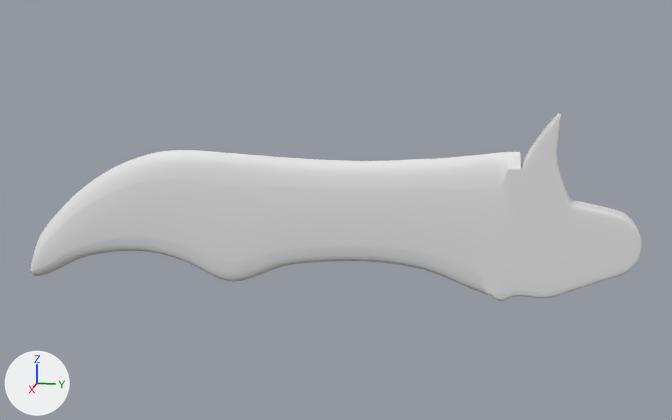
What one commit did to the Blender file Random shit/Knife.blend.
Camera for both pictures: a 50 mm lens placed at (2.803, 0.651, 0.973), pointed at (-0.009, 0.089, 0.27). Every picture has the same lights, and +X, +Y and +Z are marked at lower left. The same objects are shown in both versions, whatever each file hides.
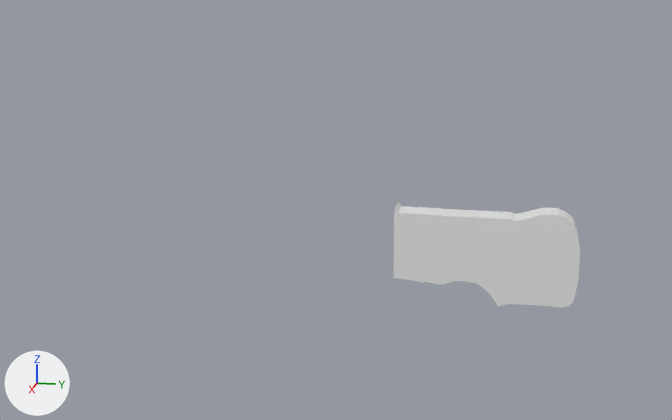
The change, as a diff of the scene's bpy script:
```diff
--- a/Random shit/Knife.blend.py
+++ b/Random shit/Knife.blend.py
@@ me_cube_008_1 @@
+me_cube_008_1.from_pydata(...)  # 100 vertices, 98 faces; spans x -1.0..1.0, y -1.0..11.38, z -3.49..3.13
@@ ob_cube @@
-ob_cube = bpy.data.objects.new('Cube', me_cube)
-ob_cube.location = (0.0, 0.978, 0.211)
-_m = ob_cube.modifiers.new('Subdivision', 'SUBSURF')
+ob_cube = bpy.data.objects.new('Cube', me_cube_008_1)
+ob_cube.location = (0.0, 0.796, 0.144)
+ob_cube.scale = (-0.0451, -0.0451, -0.0451)
```

What differs and where, as boxes (x1, y1, x2, y2) in the pictures (672 x 420 px):
'Cube', reshaped, moved, rescaled, modifiers changed (69% narrower, 44% shorter): before (30, 112, 642, 301); after (393, 202, 580, 308)
